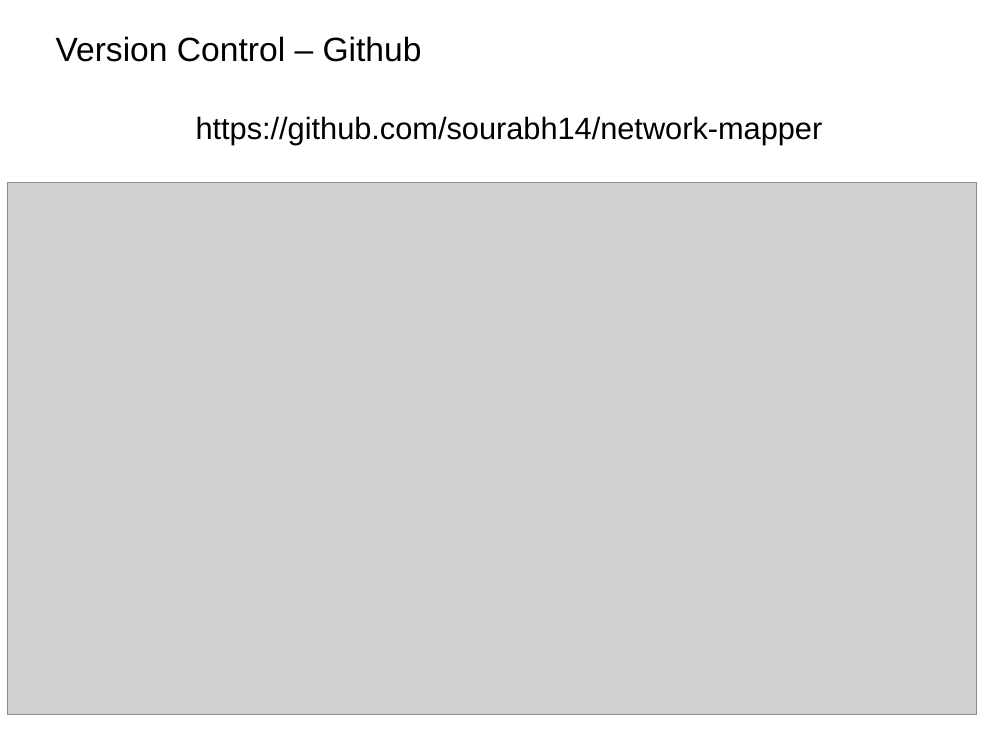
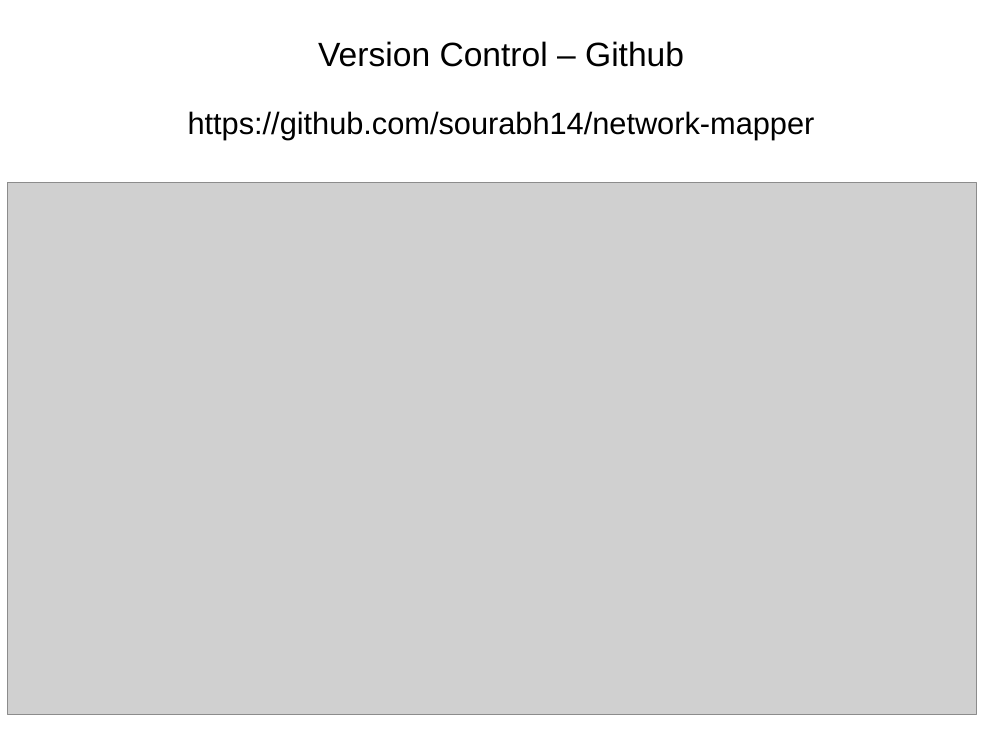
Before and after one commit to sourabh14/network-mapper, a slide deck: slide 20 of docs/project-presentation.pptx (slide 18 before the commit). Drawn at 1008x756 pixels with LibreOffice and Linux fonts; fonts in the diff are those of the drawing; grey boxes stand for pictures. Boxes give left, top, right and bottom in pixels: in the first picture for what was removed or moved away, otherwise in the second. Text is boxed around its words. In the diff, an @@ line names an element or a change of style, - is before the commit and + after.

```diff
--- a/docs/project-presentation.pptx
+++ b/docs/project-presentation.pptx
@@ text at [188, 41, 815, 139]: text changed @@
-Version Control – Github
-https://github.com/sourabh14/network-mapper
+Version Control – Github
+https://github.com/sourabh14/network-mapper
```
Also in this commit, not shown: 5 other slides changed, 2 slides added, 1 other file.
